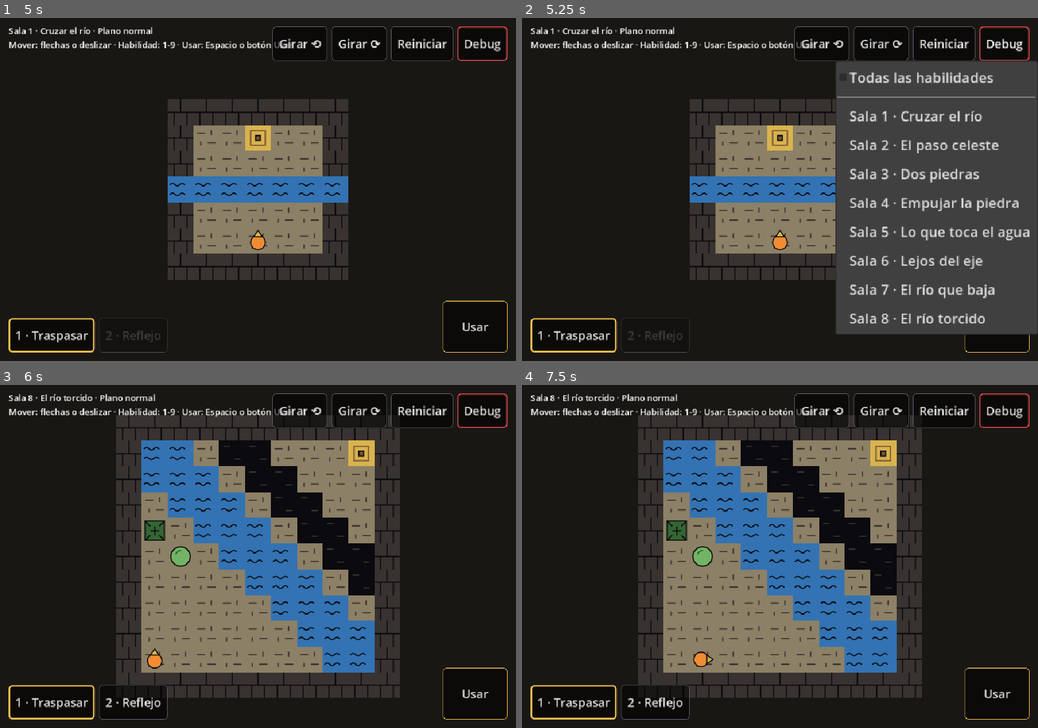
Above: before the commit, frames 1-4 (two rows, left to right).
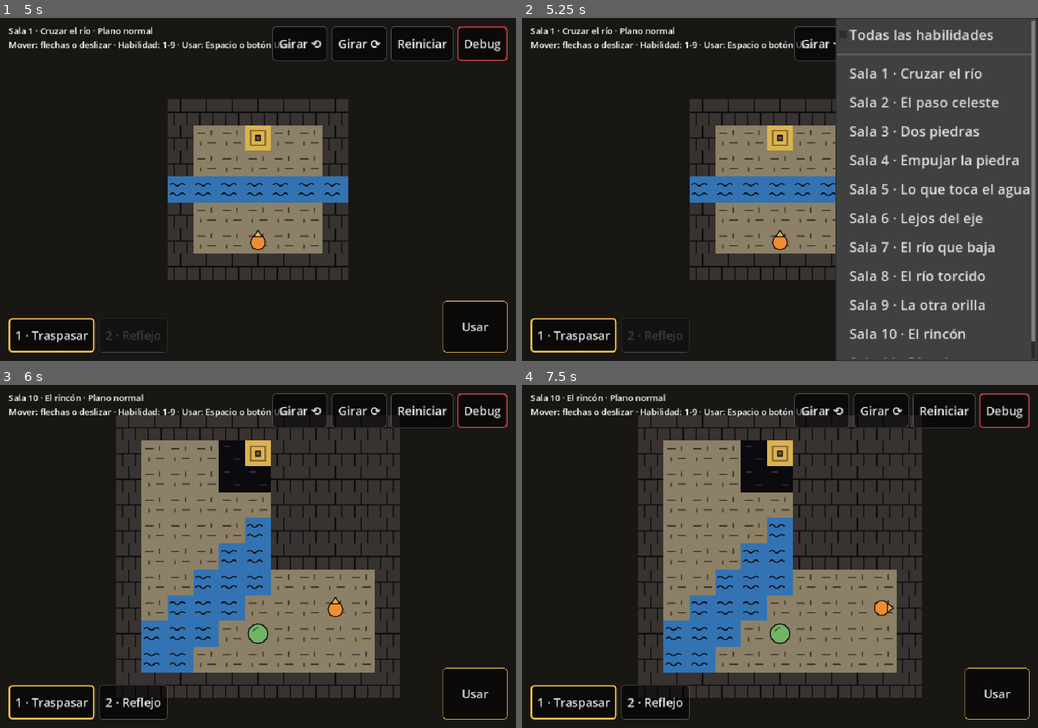
Above: after the commit, the same moments.

Repository: AngeloCS19/Juego
Game: Godot game, scene res://main.tscn
Same seed, same stepped clock (60 frames per second), same inputs: the game is played once before the commit and once after it.
Inputs (mouse positions are in pixels of both pictures, inside the frame that each line leads up to):
- Up to frame 1 (5 s): click "Reiniciar" at 0.5 s; click "Reiniciar" at 1.25 s; click "Reiniciar" at 2 s; click "1 · Traspasar" at 2.75 s; click "Girar ⟲" at 3.5 s; click "Girar ⟳" at 4.25 s
- Up to frame 2 (5.25 s): click "Debug" at 5 s
- Up to frame 3 (6 s): click "Usar" at 5.75 s
- Up to frame 4 (7.5 s): click "2 · Reflejo" at 6.5 s; tap Enter at 7.25 s; move the mouse to (893, 539) at 7.27 s; hold Right from 7.28 s (still down); tap 1 at 7.35 s; click (893, 539) at 7.42 s

Frame 1 is identical in both runs. In frame 2, 15% of the frame differs, in the area x 60-100%, y 0-100%; in frame 3, 20%; in frame 4, 21%, in the area x 5-73%, y 2-84%.

Commit message:
Salas: tres salas de los bocetos de Angelo y la lava como segundo eje (#15)
* Salas: río diagonal de tres casillas de ancho para que se vea continuo

Co-Authored-By: Claude Opus 5.5 (1M context) <noreply@anthropic.com>
Claude-Session: https://claude.ai/code/session_01QNBHx1TncRg12kocjdi3BF

* Salas: tres salas de los bocetos de Angelo y la lava como segundo eje

Co-Authored-By: Claude Opus 5.5 (1M context) <noreply@anthropic.com>
Claude-Session: https://claude.ai/code/session_01QNBHx1TncRg12kocjdi3BF

---------

Co-authored-by: Claude <noreply@anthropic.com>

Diff:
--- /dev/null
+++ b/assets/sprites/lava.svg
@@ -0,0 +1 @@
+<svg xmlns="http://www.w3.org/2000/svg" width="64" height="64" viewBox="0 0 64 64"><rect width="64" height="64" fill="#d9481f"/><g fill="#f2b233"><circle cx="18" cy="20" r="6"/><circle cx="46" cy="44" r="7"/><circle cx="44" cy="14" r="3"/><circle cx="16" cy="48" r="3"/></g><g fill="none" stroke="#0a0a0f" stroke-width="3"><circle cx="18" cy="20" r="6"/><circle cx="46" cy="44" r="7"/></g></svg>
--- /dev/null
+++ b/salas/rio_08.json
@@ -0,0 +1,19 @@
+{
+	"nombre": "La otra orilla",
+	"mapa": [
+		"#############",
+		"##E#..~.....#",
+		"##v#..~.....#",
+		"#.....~.....#",
+		"#.....~.....#",
+		"#.....~.....#",
+		"#.....~.....#",
+		"#############"
+	],
+	"jugador": [2, 4],
+	"plano_espiritual": { "tipo": "reflexion", "eje": "vertical", "valor": 6 },
+	"piedras": [
+		{ "pos": [9, 5] }
+	],
+	"solucion": "DRRRPRRRPEDRUEEEFLLLPLLLLLUU"
+}
--- /dev/null
+++ b/salas/rio_09.json
@@ -0,0 +1,22 @@
+{
+	"nombre": "El rincón",
+	"mapa": [
+		"###########",
+		"#...vE#####",
+		"#...vv#####",
+		"#.....#####",
+		"#....~#####",
+		"#...~~#####",
+		"#..~~~....#",
+		"#.~~~.....#",
+		"#~~~......#",
+		"#~~.......#",
+		"###########"
+	],
+	"jugador": [8, 7],
+	"plano_espiritual": { "tipo": "reflexion", "eje": "antidiagonal", "valor": 10 },
+	"piedras": [
+		{ "pos": [5, 8] }
+	],
+	"solucion": "DDLLLLUREEEEDRUEEFLULLPLUUULLUURR"
+}
--- /dev/null
+++ b/salas/rio_10.json
@@ -0,0 +1,26 @@
+{
+	"nombre": "Río y lava",
+	"mapa": [
+		"###############",
+		"#...~..v......#",
+		"#...~..v......#",
+		"#...~..v......#",
+		"#...~..v......#",
+		"^^^^^^^v^^^^^^^",
+		"#...~..v......#",
+		"#...~..v......#",
+		"#...~..vvvvvvv#",
+		"#...~..v.E....#",
+		"###############"
+	],
+	"jugador": [1, 1],
+	"plano_espiritual": [
+		{ "tipo": "reflexion", "eje": "vertical", "valor": 4 },
+		{ "tipo": "reflexion", "eje": "horizontal", "valor": 5 }
+	],
+	"piedras": [
+		{ "pos": [2, 2] },
+		{ "pos": [12, 3] }
+	],
+	"solucion": "RRDLEFRPRRRRRDDRRRRPUEFDPDDDDDLLL"
+}
--- a/scripts/main.gd
+++ b/scripts/main.gd
@@ -10,6 +10,9 @@
 	"res://salas/rio_05.json",
 	"res://salas/rio_06.json",
 	"res://salas/rio_07.json",
+	"res://salas/rio_08.json",
+	"res://salas/rio_09.json",
+	"res://salas/rio_10.json",
 ]
 const FONDO_NORMAL := Color(0.1, 0.09, 0.08)
 const FONDO_ESPIRITUAL := Color(0.03, 0.06, 0.12)
--- a/scripts/sala.gd
+++ b/scripts/sala.gd
@@ -5,7 +5,7 @@
 ##
 ## Letras del mapa:
 ##   #  muro      .  suelo     ~  agua      =  puente
-##   v  vacío     E  salida
+##   v  vacío     E  salida    ^  lava (refleja como el río, con su propio eje)
 
 signal completada
 signal plano_cambiado(espiritual: bool)
@@ -21,6 +21,7 @@
 	"=": preload("res://assets/sprites/puente.svg"),
 	"v": preload("res://assets/sprites/vacio.svg"),
 	"E": preload("res://assets/sprites/salida.svg"),
+	"^": preload("res://assets/sprites/lava.svg"),
 }
 const TEX_PIEDRA := preload("res://assets/sprites/piedra.svg")
 const TEX_PIEDRA_FIJA := preload("res://assets/sprites/piedra_fija.svg")
@@ -30,11 +31,12 @@
 # Solo para dibujar la salida fantasma del plano espiritual.
 const COLOR_SALIDA := Color(0.85, 0.7, 0.3)
 const CELESTE := Color(0.55, 0.85, 1.0)
+const COLOR_LAVA := Color(0.95, 0.4, 0.2)
 
 var datos: Dictionary
 var mapa: Array = []
 var tamano: Vector2i
-var transformacion: Transformacion
+var transformaciones: Array[Transformacion] = []  # una por eje: el río y, si hay, la lava
 var jugador: Vector2i
 var piedras: Array[Dictionary] = []  # cada una: {"pos": Vector2i, "fija": bool, "flota": bool, "marcada": bool}
 var mirando := Vector2i.UP  # hacia dónde mira el jugador (la casilla que apuntan las habilidades)
@@ -46,7 +48,11 @@
 	datos = JSON.parse_string(FileAccess.get_file_as_string(ruta))
 	mapa = datos["mapa"]
 	tamano = Vector2i(mapa[0].length(), mapa.size())
-	transformacion = Transformacion.desde_datos(datos["plano_espiritual"])
+	# "plano_espiritual" es una transformación o una lista de ellas (una por eje).
+	var plano = datos["plano_espiritual"]
+	transformaciones.clear()
+	for t in (plano if plano is Array else [plano]):
+		transformaciones.append(Transformacion.desde_datos(t))
 	reiniciar()
 
 
@@ -94,7 +100,7 @@
 
 
 ## Habilidad del jugador: pasar de un plano al otro.
-## Volver al plano normal sobre el vacío o el agua es caer, y la sala se reinicia.
+## Volver al plano normal sobre el vacío, el agua o la lava es caer, y la sala se reinicia.
 ## Volver encima de una piedra no se permite.
 func cambiar_plano() -> void:
 	if espiritual and not _transitable_en_plano(jugador, false):
@@ -134,8 +140,10 @@
 ## ¿Hay en esta casilla la imagen espiritual de alguna piedra?
 func imagen_en(c: Vector2i) -> bool:
 	for p in piedras:
-		if p["marcada"] and transformacion.aplicar(p["pos"]) == c:
-			return true
+		if p["marcada"]:
+			for t in transformaciones:
+				if t.aplicar(p["pos"]) == c:
+					return true
 	return false
 
 
@@ -148,8 +156,8 @@
 	if t == "#":
 		return false
 	if en_espiritual:
-		# Se atraviesan objetos y agua; el vacío solo se cruza sobre un reflejo.
-		return imagen_en(c) or t in [".", "=", "E", "~"]
+		# Se atraviesan objetos, agua y lava; el vacío solo se cruza sobre un reflejo.
+		return imagen_en(c) or t in [".", "=", "E", "~", "^"]
 	var i := piedra_en(c)
 	if i >= 0:
 		return piedras[i]["flota"]
@@ -208,15 +216,17 @@
 			else:
 				draw_texture_rect(TEX_CASILLA[celda(c)], _rect(c), false)
 	if espiritual:
-		transformacion.dibujar(self, TAM, tamano, CELESTE)
+		for t in transformaciones:
+			t.dibujar(self, TAM, tamano, CELESTE)
 	for p in piedras:
 		if espiritual:
 			# Los objetos pasan a ser translúcidos y celestes: la silueta blanca del sprite, teñida.
 			var r_fantasma := Rect2(_centro(p["pos"]) - Vector2.ONE * TAM * 0.5, Vector2.ONE * TAM)
 			draw_texture_rect(_silueta(TEX_PIEDRA_FIJA if p["fija"] else TEX_PIEDRA), r_fantasma, false, Color(CELESTE, 0.3))
 			if p["marcada"]:
-				var r_imagen := Rect2(_centro(transformacion.aplicar(p["pos"])) - Vector2.ONE * TAM * 0.5, Vector2.ONE * TAM)
-				draw_texture_rect(_silueta(TEX_PIEDRA_FIJA if p["fija"] else TEX_PIEDRA), r_imagen, false, Color(CELESTE, 0.85))
+				for t in transformaciones:  # un reflejo por cada eje
+					var r_imagen := Rect2(_centro(t.aplicar(p["pos"])) - Vector2.ONE * TAM * 0.5, Vector2.ONE * TAM)
+					draw_texture_rect(_silueta(TEX_PIEDRA_FIJA if p["fija"] else TEX_PIEDRA), r_imagen, false, Color(CELESTE, 0.85))
 			continue
 		var escala := 1.18 if p["flota"] else 1.0  # una piedra en el agua se ve un poco más grande
 		var lado := TAM * escala
@@ -240,6 +250,8 @@
 			draw_rect(r, Color(CELESTE, 0.08))
 		"~":
 			draw_rect(r, Color(CELESTE, 0.12))
+		"^":
+			draw_rect(r, Color(COLOR_LAVA, 0.25))
 		"E":
 			draw_rect(r.grow(-4), Color(COLOR_SALIDA, 0.6), false, 2.0)
 	if celda(c) != "v":
--- a/tests/test_reflexion.gd
+++ b/tests/test_reflexion.gd
@@ -30,6 +30,10 @@
 	_igual(_jugar("rio_01.json", "RRUPUUUU").completada, false, "sin Reflejo no se cruza el vacío")
 	# Si no se aleja la piedra del eje, su reflejo cae en el piso y no sobre el vacío.
 	_igual(_jugar("rio_05.json", "UURRDFPUUUUU").completada, false, "sin alejar la piedra no se cruza el vacío")
+	# Con río y lava, una piedra marcada se refleja en los dos ejes.
+	var dos := _jugar("rio_10.json", "RRDLEF")
+	_igual(dos.sala.imagen_en(Vector2i(7, 2)), true, "reflejo respecto al río")
+	_igual(dos.sala.imagen_en(Vector2i(1, 8)), true, "reflejo respecto a la lava")
 	# Marcar dos veces la desmarca.
 	_igual(_jugar("rio_01.json", "RRUFFPUUUU").completada, false, "Reflejo dos veces desmarca la piedra")
 	# En la sala 1 Reflejo no está disponible.
Not shown, changed: README.md
Not shown, changed: docs/sprites.md
